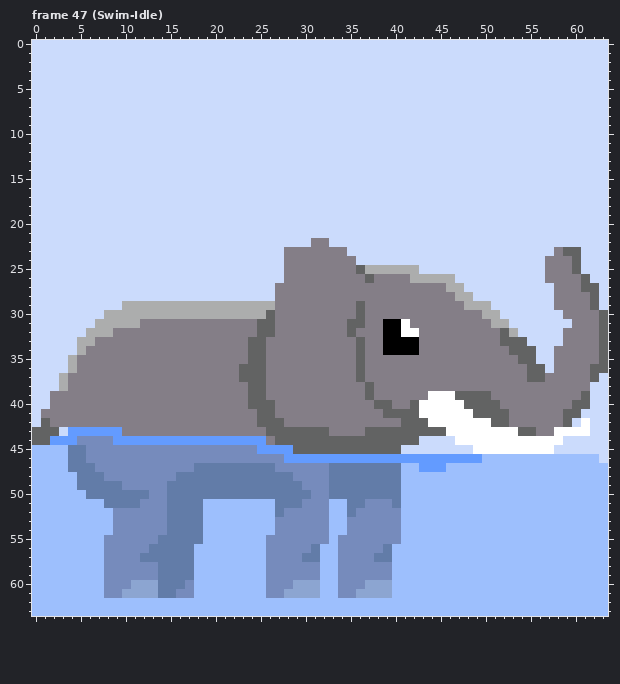
Pixel-art file, stored at Aseprite files/Elephant.aseprite. Above: the version before the commit.
64x64 pixels, 58 frames. Shown: frame 47 (Swim-Idle). The commit also changed other frames, which this record leaves out.
After the commit:
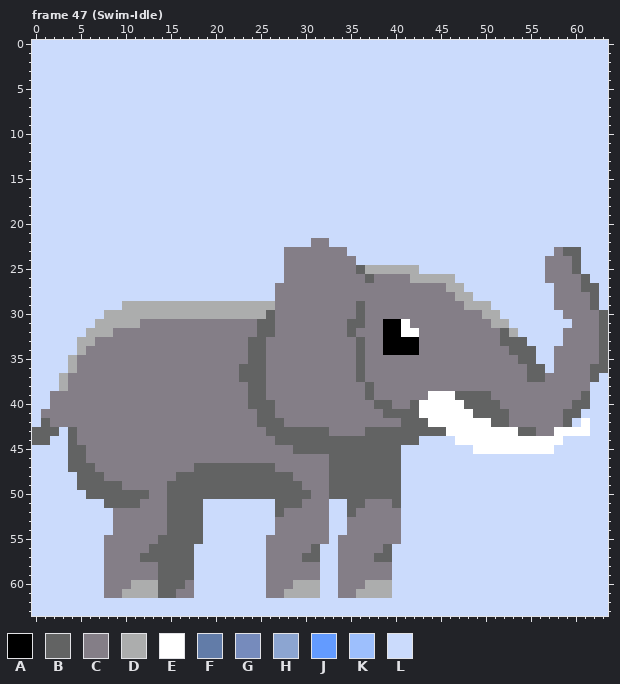
Palette (. is transparent): A #000000  B #626363  C #847e87  D #acadad  E #ffffff  F #627ca8  G #768bbc  H #8ca5d1  J #639bff  K #9dbffd  L #cbdbfc
Changes in this commit:
Frame 47 (Swim-Idle), layer "Particles & whatnot":
y 43: x 4..9 JJJJJJ -> BCCCCC
y 44: x 2..25 JJJGGGGJJJJJJJJJJJJJJJJJ -> LLBCCCCCCCCCCCCCCCCCCCCC
y 45: x 0..28 KKKKFFGGGGGGGGGGGGGGGGGGGJJJJ -> LLLLBBCCCCCCCCCCCCCCCCCCCCCCC
y 46: x 0..62 KKKKFFGGGGGGGGGGGGGGGGGGGGGGJJJJJJJJJJJJJJJJJJJJJJKKKKKKKKKKKKK -> LLLLBBCCCCCCCCCCCCCCCCCCCCCCCCCCCBBBBBBBBLLLLLLLLLLLLLLLLLLLLLL
y 47: x 0..63 KKKKFFFGGGGGGGGGGGFFFFFFFFFGGGGGGFFFFFFFFKKJJJKKKKKKKKKKKKKKKKKK -> LLLLBBBCCCCCCCCCCCBBBBBBBBBCCCCCCBBBBBBBBLLLLLLLLLLLLLLLLLLLLLLL
y 48: x 0..63 KKKKKFFFGGGGGGGGFFFFFFFFFFFFFGGGGFFFFFFFFKKKKKKKKKKKKKKKKKKKKKKK -> LLLLLBBBCCCCCCCCBBBBBBBBBBBBBCCCCBBBBBBBBLLLLLLLLLLLLLLLLLLLLLLL
y 49: x 0..63 KKKKKFFFFFGGGGGFFFFFFFFFFFFFFFGGGFFFFFFFFKKKKKKKKKKKKKKKKKKKKKKK -> LLLLLBBBBBCCCCCBBBBBBBBBBBBBBBCCCBBBBBBBBLLLLLLLLLLLLLLLLLLLLLLL
y 50: x 0..63 KKKKKKFFFFFFFGGFFFFFFFFFFFFFFFFGGFFFFFFFFKKKKKKKKKKKKKKKKKKKKKKK -> LLLLLLBBBBBBBCCBBBBBBBBBBBBBBBBCCBBBBBBBBLLLLLLLLLLLLLLLLLLLLLLL
y 51: x 0..63 KKKKKKKKFFFFGGGFFFFKKKKKKKKFFFGGGKKFFGGGFKKKKKKKKKKKKKKKKKKKKKKK -> LLLLLLLLBBBBCCCBBBBLLLLLLLLBBBCCCLLBBCCCBLLLLLLLLLLLLLLLLLLLLLLL
y 52: x 0..63 KKKKKKKKKGGGGGGFFFFKKKKKKKKFGGGGGKKFGGGGGKKKKKKKKKKKKKKKKKKKKKKK -> LLLLLLLLLCCCCCCBBBBLLLLLLLLBCCCCCLLBCCCCCLLLLLLLLLLLLLLLLLLLLLLL
y 53..54: x 0..63 KKKKKKKKKGGGGGGFFFFKKKKKKKKGGGGGGKKGGGGGGKKKKKKKKKKKKKKKKKKKKKKK -> LLLLLLLLLCCCCCCBBBBLLLLLLLLCCCCCCLLCCCCCCLLLLLLLLLLLLLLLLLLLLLLL
y 55: x 0..63 KKKKKKKKGGGGGGFFFFFKKKKKKKGGGGGGGKGGGGGGGKKKKKKKKKKKKKKKKKKKKKKK -> LLLLLLLLCCCCCCBBBBBLLLLLLLCCCCCCCLCCCCCCCLLLLLLLLLLLLLLLLLLLLLLL
y 56: x 0..63 KKKKKKKKGGGGGFFFFFKKKKKKKKGGGGGFKKGGGGGFKKKKKKKKKKKKKKKKKKKKKKKK -> LLLLLLLLCCCCCBBBBBLLLLLLLLCCCCCBLLCCCCCBLLLLLLLLLLLLLLLLLLLLLLLL
y 57: x 0..63 KKKKKKKKGGGGFFFFFFKKKKKKKKGGGGFFKKGGGGFFKKKKKKKKKKKKKKKKKKKKKKKK -> LLLLLLLLCCCCBBBBBBLLLLLLLLCCCCBBLLCCCCBBLLLLLLLLLLLLLLLLLLLLLLLL
y 58..59: x 0..63 KKKKKKKKGGGGGGFFFFKKKKKKKKGGGGGGKKGGGGGGKKKKKKKKKKKKKKKKKKKKKKKK -> LLLLLLLLCCCCCCBBBBLLLLLLLLCCCCCCLLCCCCCCLLLLLLLLLLLLLLLLLLLLLLLL
y 60: x 0..63 KKKKKKKKGGGHHHFFFGKKKKKKKKGGGHHHKKGGGHHHKKKKKKKKKKKKKKKKKKKKKKKK -> LLLLLLLLCCCDDDBBBCLLLLLLLLCCCDDDLLCCCDDDLLLLLLLLLLLLLLLLLLLLLLLL
y 61: x 0..63 KKKKKKKKGGHHHHFFGGKKKKKKKKGGHHHHKKGGHHHHKKKKKKKKKKKKKKKKKKKKKKKK -> LLLLLLLLCCDDDDBBCCLLLLLLLLCCDDDDLLCCDDDDLLLLLLLLLLLLLLLLLLLLLLLL
y 62..63: x 0..63 KKKKKKKKKKKKKKKKKKKKKKKKKKKKKKKKKKKKKKKKKKKKKKKKKKKKKKKKKKKKKKKK -> LLLLLLLLLLLLLLLLLLLLLLLLLLLLLLLLLLLLLLLLLLLLLLLLLLLLLLLLLLLLLLLL
Pixel boxes of the changes (left, top, right, bottom) in both pictures:
changed: (32, 427, 608, 616)
